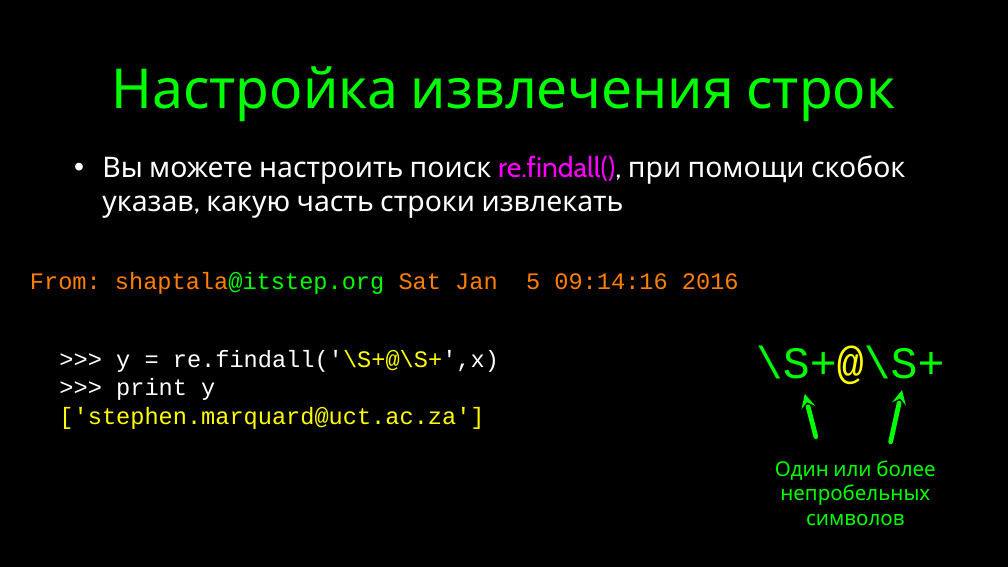
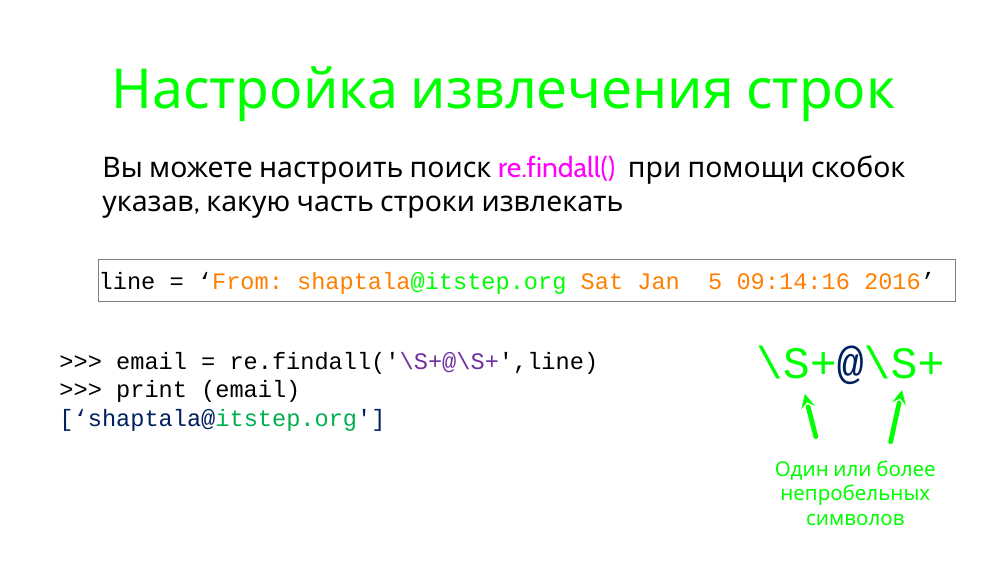
Before and after one commit to maxchv/LearnPython, a slide deck: slide 29 of week06/Strings.pptx. Drawn at 1008x567 pixels with LibreOffice and Linux fonts; fonts in the diff are those of the drawing. Boxes give left, top, right and bottom in pixels: in the first picture for what was removed or moved away, otherwise in the second. Text is boxed around its words. In the diff, an @@ line names an element or a change of style, - is before the commit and + after.

```diff
--- a/week06/Strings.pptx
+++ b/week06/Strings.pptx
@@ background #000000 to #FFFFFF @@
@@ text "Вы можете настроить поиск re.findall(), ..." at [102,155,905,218]: text colour #FFFFFF to #000000 in "Вы можете настроить поиск при помощи скобок ..." @@
@@ rectangle "line = ‘From: shaptala@itstep.org Sat ...": place and size @@
-rectangle "line = ‘From: shaptala@itstep.org Sat ..." at [30,272,739,294]
+rectangle "line = ‘From: shaptala@itstep.org Sat ..." at [99,260,956,302]
@@ rectangle "line = ‘From: shaptala@itstep.org Sat ..." at [99,260,956,302]: outline none to #808080 0.75 pt @@
@@ text in rectangle at [99,272,935,294]: text changed @@
-From: shaptala@itstep.org Sat Jan 5 09:14:16 2016
+line = ‘From: shaptala@itstep.org Sat Jan 5 09:14:16 2016’
@@ text at [59,352,599,431]: text changed; text colour #FFFF00 to #000000 @@
->>> y = re.findall('\S+@\S+',x)
->>> print y
-['stephen.marquard@uct.ac.za']
+>>> email = re.findall('\S+@\S+',line)
+>>> print (email)
+[‘shaptala@itstep.org']
@@ text "\S+@\S+" at [756,346,945,391]: text colour #FFFF00 to #002060 in "\S+@\S+" @@
```
Also in this commit, not shown: 12 other slides changed, 6 slides added, 7 slides removed, 1 other file.
